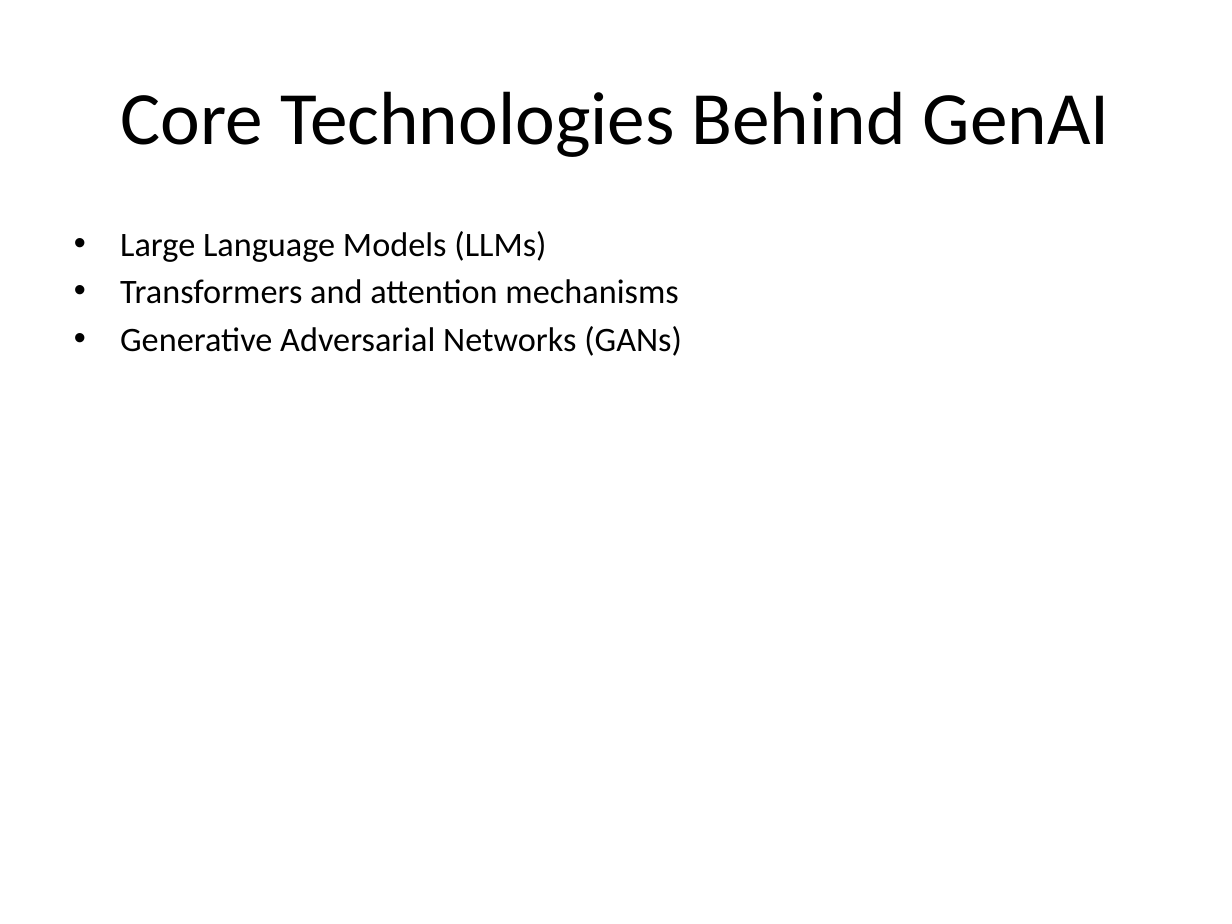
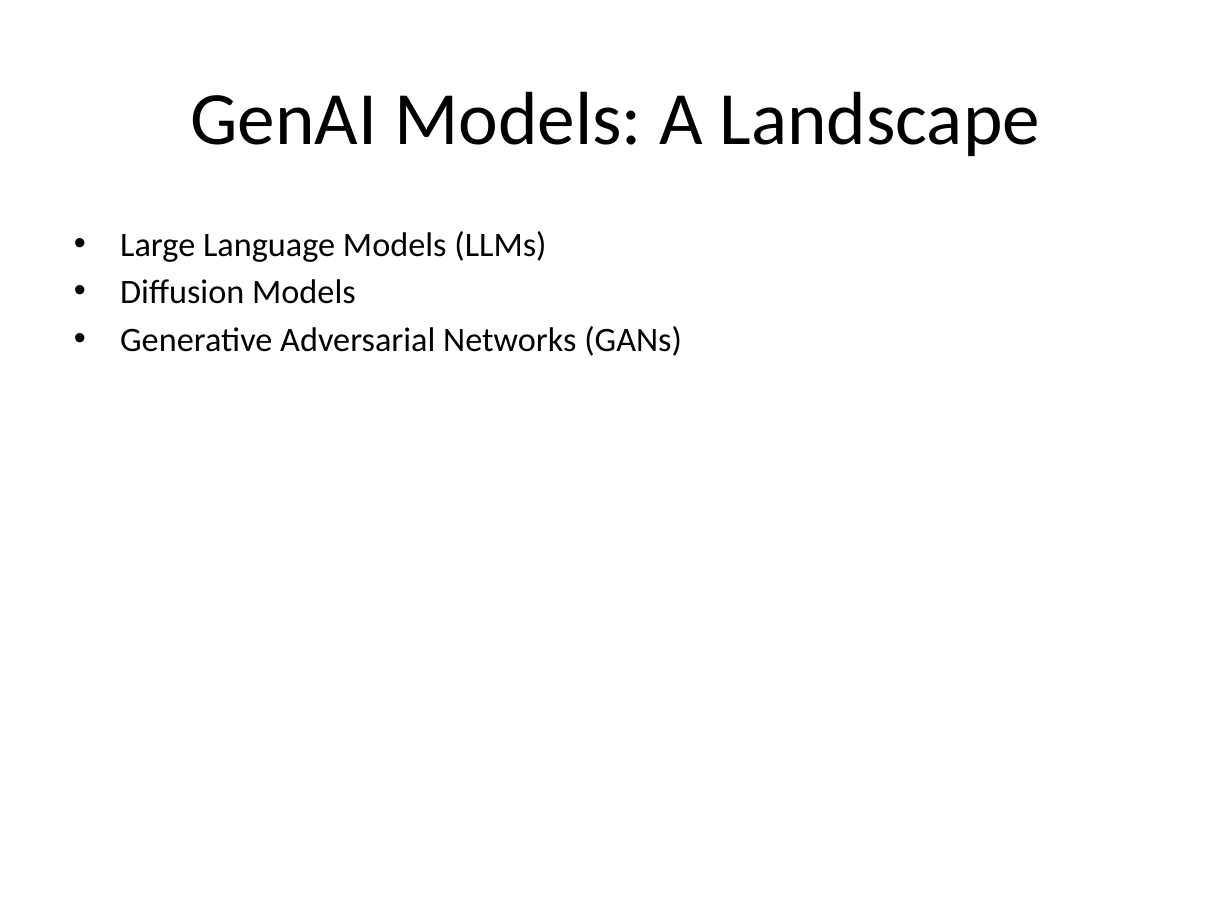
Before and after one commit to AkashAk2/fabric, a slide deck: slide 2 of services/agno_service/output.pptx. Drawn at 1232x924 pixels with LibreOffice and Linux fonts; fonts in the diff are those of the drawing. Boxes give left, top, right and bottom in pixels: in the first picture for what was removed or moved away, otherwise in the second. Text is boxed around its words. In the diff, an @@ line names an element or a change of style, - is before the commit and + after.

```diff
--- a/services/agno_service/output.pptx
+++ b/services/agno_service/output.pptx
@@ title at (x1=191, y1=91, x2=1040, y2=156): text changed @@
-Core Technologies Behind GenAI
+GenAI Models: A Landscape
@@ text at (x1=120, y1=279, x2=356, y2=304): text changed @@
-• Transformers and attention mechanisms
+• Diffusion Models
```
Also in this commit, not shown: 5 other slides changed, 7 slides added, 3 slides removed, 8 other files.
